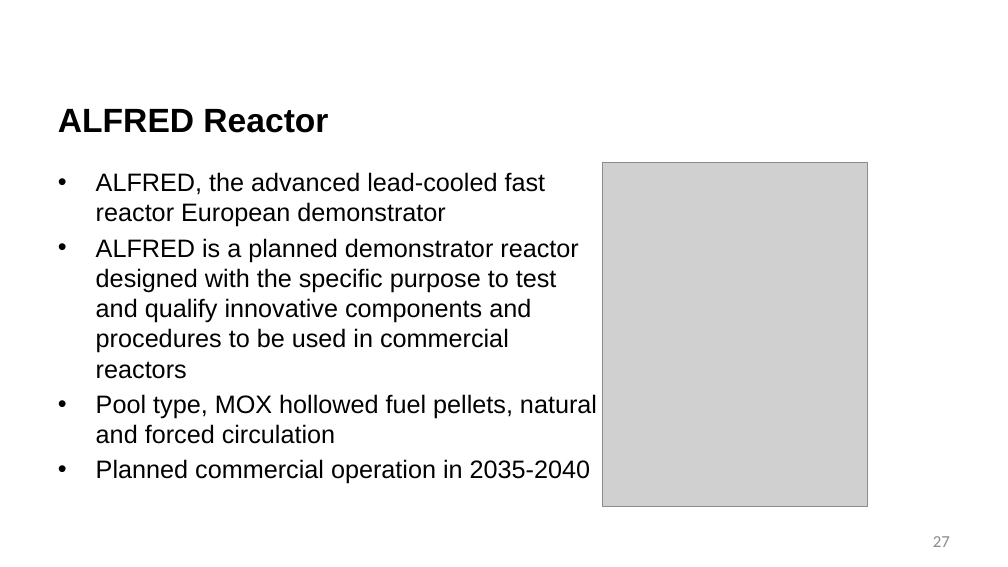
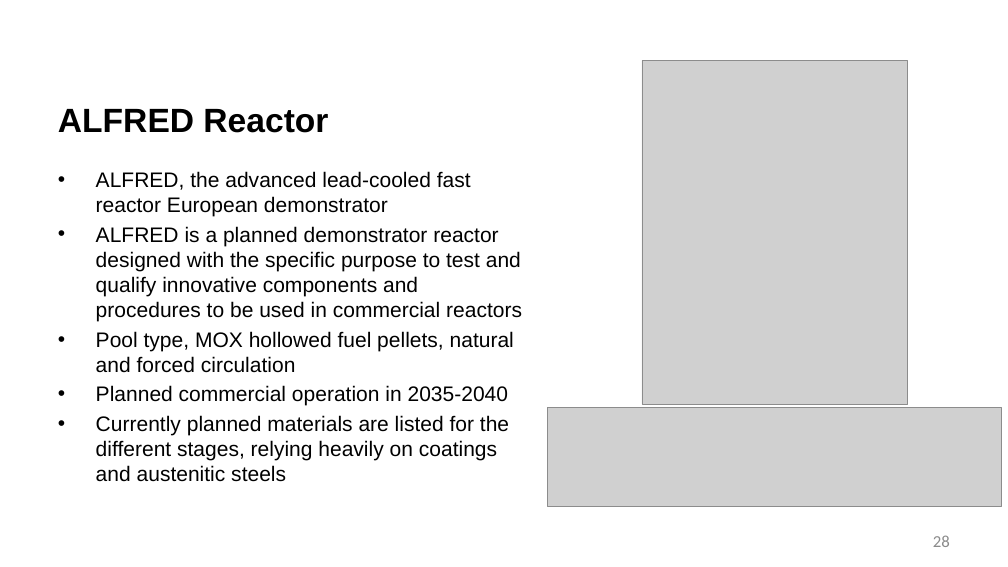
Before and after one commit to benbeeler/TEACHING, a slide deck: slide 28 of Advanced Reactor Materials/Fall2026/Lec18_nitride.pptx (slide 27 before the commit). Drawn at 1008x567 pixels with LibreOffice and Linux fonts; fonts in the diff are those of the drawing; grey boxes stand for pictures; background and template pictures are left out. Boxes give left, top, right and bottom in pixels: in the first picture for what was removed or moved away, otherwise in the second. Text is boxed around its words. In the diff, an @@ line names an element or a change of style, - is before the commit and + after.

```diff
--- a/Advanced Reactor Materials/Fall2026/Lec18_nitride.pptx
+++ b/Advanced Reactor Materials/Fall2026/Lec18_nitride.pptx
@@ picture: place and size @@
-picture at (603, 163, 868, 507)
+picture at (642, 60, 907, 405)
@@ text at (96, 171, 522, 406): size 24 to 20 pt in "ALFRED, the advanced lead-cooled fast reactor European ...", "ALFRED is a planned demonstrator reactor designed ...", "Pool type, MOX hollowed fuel pellets, natural ...", "Planned commercial operation in 2035-2040" @@
@@ text at (96, 415, 509, 482): paragraph added @@
+• Currently planned materials are listed for the different stages, relying heavily on coatings and austenitic steels
@@ picture added at (547, 408, 1002, 507) @@
@@ page number at (933, 535, 950, 547): text changed @@
-27
+28
```
Also in this commit, not shown: 13 other slides changed, 10 slides added, 4 slides removed, 2 other files.
